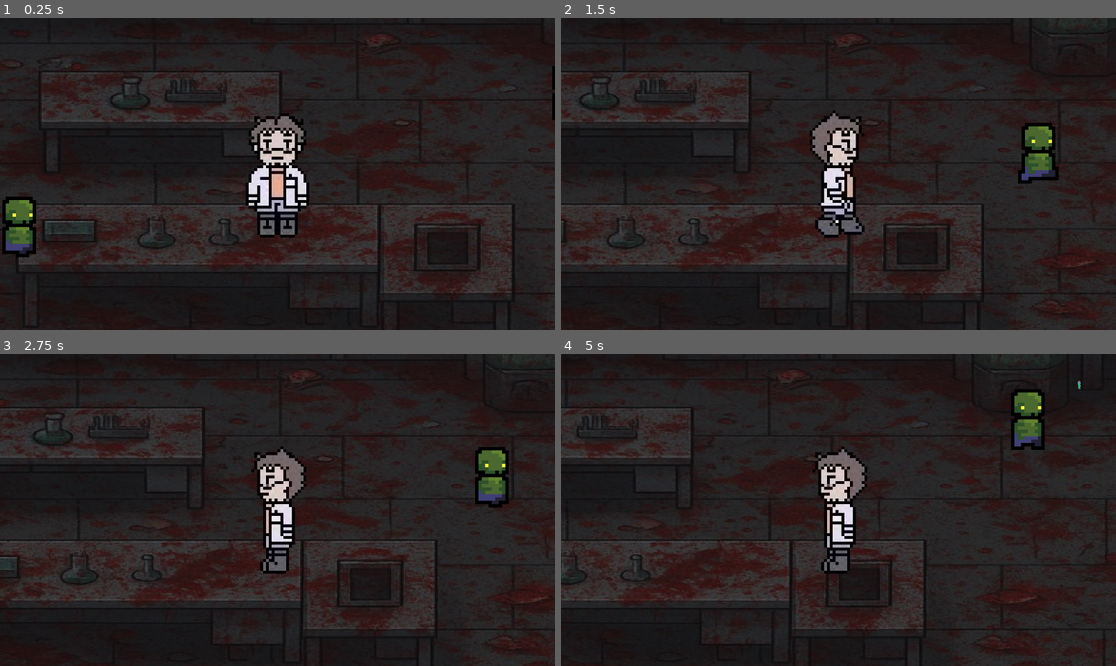
Above: before the commit, frames 1-4 (two rows, left to right).
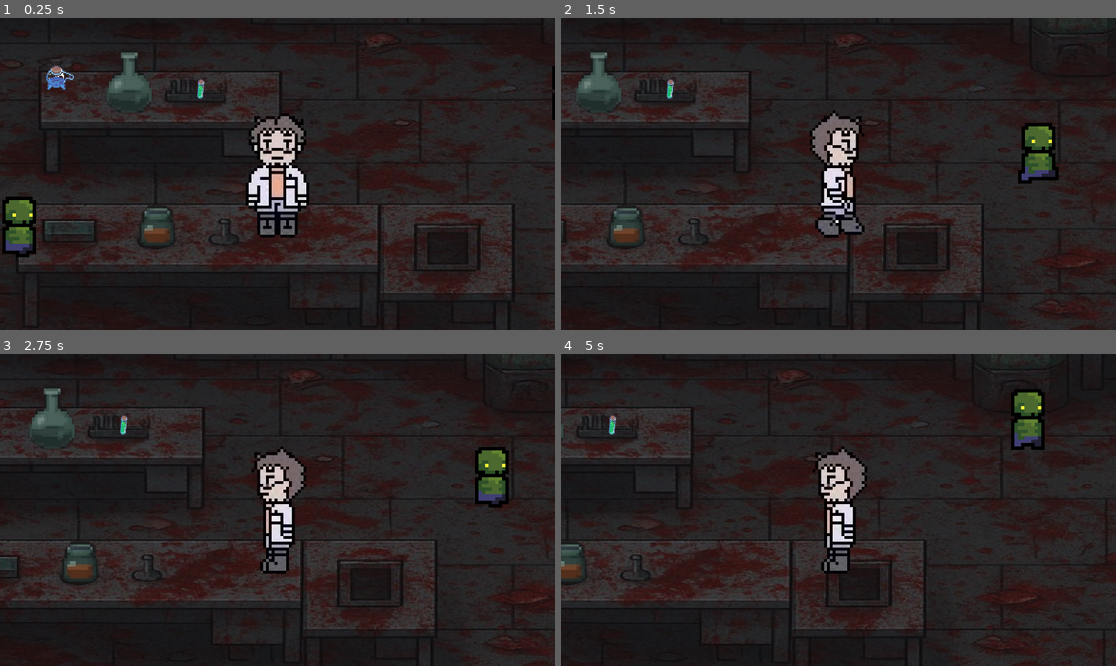
Above: after the commit, the same moments.

Repository: sameerahmuzammil/escape-room
Game: Godot game, scene res://scenes/game.tscn
The game is run twice, just before and just after one commit, with the same random seed, the same clock (stepped at 60 frames per second) and the same inputs.
Inputs:
- Up to frame 1 (0.25 s): no input
- Up to frame 2 (1.5 s): tap Enter (ui_accept) at 0.5, 0.77 s; hold Right (Move Right) from 0.53 s (still down)
- Up to frame 3 (2.75 s): tap Enter (ui_accept) at 1.52 s; release Right (Move Right) at 2.03 s; hold Left (Move Left) from 2.03 s (still down)
- Up to frame 4 (5 s): release Left (Move Left) at 2.78 s; hold Right (Move Right) 2.78-4.28 s; tap Enter (ui_accept) at 3.02, 3.77, 4.52 s; hold Left (Move Left) from 4.28 s (still down)

The runs differ from the first frame. In frame 1, 1.5% of the frame differs, in the area x 8-37%, y 10-73%; in frame 2, 1.3%; in frame 3, 1.2%; in frame 4, 0.5%.

Commit message:
UPDATE

Diff:
--- a/escape-room/scenes/bannedcomputer.tscn
+++ b/escape-room/scenes/bannedcomputer.tscn
@@ -1,16 +1,9 @@
-[gd_scene load_steps=3 format=3 uid="uid://8nd022qagvjf"]
+[gd_scene load_steps=2 format=3 uid="uid://8nd022qagvjf"]
 
 [ext_resource type="Texture2D" uid="uid://ba642ejrs7tdb" path="res://assets/banned/computer.png" id="1_2n4l7"]
-
-[sub_resource type="RectangleShape2D" id="RectangleShape2D_go8r0"]
-size = Vector2(276.5, 214.5)
 
 [node name="CharacterBody2D" type="Area2D"]
 
 [node name="Sprite2D" type="Sprite2D" parent="."]
 position = Vector2(6, -4)
 texture = ExtResource("1_2n4l7")
-
-[node name="CollisionShape2D" type="CollisionShape2D" parent="."]
-position = Vector2(-6.25, -28.25)
-shape = SubResource("RectangleShape2D_go8r0")
--- a/escape-room/scenes/bannedflask1.tscn
+++ b/escape-room/scenes/bannedflask1.tscn
@@ -1,24 +1,9 @@
-[gd_scene load_steps=4 format=3 uid="uid://dvwxuo6g00h7u"]
+[gd_scene load_steps=2 format=3 uid="uid://dvwxuo6g00h7u"]
 
 [ext_resource type="Texture2D" uid="uid://bj8iuy6fpe0ks" path="res://assets/banned/flask1.png" id="1_4bi7r"]
-
-[sub_resource type="RectangleShape2D" id="RectangleShape2D_l1ygp"]
-size = Vector2(37, 179)
-
-[sub_resource type="CapsuleShape2D" id="CapsuleShape2D_klrin"]
-radius = 44.0
-height = 88.0
 
 [node name="CharacterBody2D" type="Area2D"]
 
 [node name="Sprite2D" type="Sprite2D" parent="."]
 position = Vector2(0, 1)
 texture = ExtResource("1_4bi7r")
-
-[node name="CollisionShape2D" type="CollisionShape2D" parent="."]
-position = Vector2(1.5, -12.5)
-shape = SubResource("RectangleShape2D_l1ygp")
-
-[node name="CollisionShape2D2" type="CollisionShape2D" parent="."]
-position = Vector2(1, 37)
-shape = SubResource("CapsuleShape2D_klrin")
--- a/escape-room/scenes/bannedflask2.tscn
+++ b/escape-room/scenes/bannedflask2.tscn
@@ -1,23 +1,8 @@
-[gd_scene load_steps=4 format=3 uid="uid://ds8e243pdvu81"]
+[gd_scene load_steps=2 format=3 uid="uid://ds8e243pdvu81"]
 
 [ext_resource type="Texture2D" uid="uid://bpb1pdrifbyit" path="res://assets/banned/flask2.png" id="1_wfmjd"]
-
-[sub_resource type="RectangleShape2D" id="RectangleShape2D_p00rj"]
-size = Vector2(48, 100)
-
-[sub_resource type="CapsuleShape2D" id="CapsuleShape2D_ixypl"]
-radius = 64.0
-height = 128.0
 
 [node name="CharacterBody2D" type="Area2D"]
 
 [node name="Sprite2D" type="Sprite2D" parent="."]
 texture = ExtResource("1_wfmjd")
-
-[node name="CollisionShape2D" type="CollisionShape2D" parent="."]
-position = Vector2(-7, -43)
-shape = SubResource("RectangleShape2D_p00rj")
-
-[node name="CollisionShape2D2" type="CollisionShape2D" parent="."]
-position = Vector2(-9, 27)
-shape = SubResource("CapsuleShape2D_ixypl")
--- a/escape-room/scenes/bannedjar.tscn
+++ b/escape-room/scenes/bannedjar.tscn
@@ -1,15 +1,8 @@
-[gd_scene load_steps=3 format=3 uid="uid://b5f85os76g7ut"]
+[gd_scene load_steps=2 format=3 uid="uid://b5f85os76g7ut"]
 
 [ext_resource type="Texture2D" uid="uid://34lh7eynqhmh" path="res://assets/banned/jar.png" id="1_6cneg"]
-
-[sub_resource type="CapsuleShape2D" id="CapsuleShape2D_p3p07"]
-radius = 45.0
-height = 120.0
 
 [node name="CharacterBody2D" type="Area2D"]
 
 [node name="Sprite2D" type="Sprite2D" parent="."]
 texture = ExtResource("1_6cneg")
-
-[node name="CollisionShape2D" type="CollisionShape2D" parent="."]
-shape = SubResource("CapsuleShape2D_p3p07")
--- a/escape-room/scenes/bluedropper.tscn
+++ b/escape-room/scenes/bluedropper.tscn
@@ -1,20 +1,11 @@
-[gd_scene load_steps=3 format=3 uid="uid://bkm337yb6djg5"]
+[gd_scene load_steps=2 format=3 uid="uid://bkm337yb6djg5"]
 
 [ext_resource type="Texture2D" uid="uid://u6be3i7wh6xd" path="res://assets/objects/Flasks 32x32.png" id="1_u8jty"]
 
-[sub_resource type="CapsuleShape2D" id="CapsuleShape2D_u8jty"]
-radius = 7.054693
-height = 43.64291
-
-[node name="CharacterBody2D" type="CharacterBody2D"]
+[node name="E" type="CharacterBody2D"]
 
 [node name="Sprite2D" type="Sprite2D" parent="."]
 scale = Vector2(2, 2)
 texture = ExtResource("1_u8jty")
 region_enabled = true
 region_rect = Rect2(66.853745, 289.45413, 28.966446, 29.44522)
-
-[node name="CollisionShape2D" type="CollisionShape2D" parent="."]
-position = Vector2(1, -4)
-rotation = 0.85346603
-shape = SubResource("CapsuleShape2D_u8jty")
--- a/escape-room/scenes/bluefinalflask.tscn
+++ b/escape-room/scenes/bluefinalflask.tscn
@@ -1,18 +1,10 @@
-[gd_scene load_steps=3 format=3 uid="uid://bgy1o2fedpux3"]
+[gd_scene load_steps=2 format=3 uid="uid://bgy1o2fedpux3"]
 
 [ext_resource type="Texture2D" uid="uid://u6be3i7wh6xd" path="res://assets/objects/Flasks 32x32.png" id="1_g4g8l"]
 
-[sub_resource type="CapsuleShape2D" id="CapsuleShape2D_5ro0w"]
-radius = 8.0
-height = 28.0
-
-[node name="CharacterBody2D" type="CharacterBody2D"]
+[node name="F" type="CharacterBody2D"]
 
 [node name="Sprite2D" type="Sprite2D" parent="."]
 texture = ExtResource("1_g4g8l")
 region_enabled = true
 region_rect = Rect2(1.1962891, 159.76822, 27.720886, 33.456253)
-
-[node name="CollisionShape2D" type="CollisionShape2D" parent="."]
-position = Vector2(1, 0)
-shape = SubResource("CapsuleShape2D_5ro0w")
--- a/escape-room/scenes/blueflask.tscn
+++ b/escape-room/scenes/blueflask.tscn
@@ -1,11 +1,8 @@
-[gd_scene load_steps=3 format=3 uid="uid://5pd71v7sudda"]
+[gd_scene load_steps=2 format=3 uid="uid://5pd71v7sudda"]
 
 [ext_resource type="Texture2D" uid="uid://u6be3i7wh6xd" path="res://assets/objects/Flasks 32x32.png" id="1_iv6v1"]
 
-[sub_resource type="CircleShape2D" id="CircleShape2D_jjk2y"]
-radius = 21.84033
-
-[node name="Area2D" type="Area2D"]
+[node name="A" type="Area2D"]
 
 [node name="Sprite2D" type="Sprite2D" parent="."]
 position = Vector2(1.0000005, 1)
@@ -13,7 +10,3 @@
 texture = ExtResource("1_iv6v1")
 region_enabled = true
 region_rect = Rect2(63.954742, 192.97795, 33.137604, 30.907196)
-
-[node name="CollisionShape2D" type="CollisionShape2D" parent="."]
-position = Vector2(-5, 5)
-shape = SubResource("CircleShape2D_jjk2y")
--- a/escape-room/scenes/clearflask.tscn
+++ b/escape-room/scenes/clearflask.tscn
@@ -1,18 +1,11 @@
-[gd_scene load_steps=3 format=3 uid="uid://ccl2m4axotjy6"]
+[gd_scene load_steps=2 format=3 uid="uid://ccl2m4axotjy6"]
 
 [ext_resource type="Texture2D" uid="uid://u6be3i7wh6xd" path="res://assets/objects/Flasks 32x32.png" id="1_uo4d8"]
 
-[sub_resource type="CapsuleShape2D" id="CapsuleShape2D_jhtst"]
-radius = 15.0
-height = 54.0
-
-[node name="CharacterBody2D" type="CharacterBody2D"]
+[node name="D" type="CharacterBody2D"]
 
 [node name="Sprite2D" type="Sprite2D" parent="."]
 scale = Vector2(2, 2)
 texture = ExtResource("1_uo4d8")
 region_enabled = true
 region_rect = Rect2(2.8729439, 0.37446404, 26.550755, 31.991488)
-
-[node name="CollisionShape2D" type="CollisionShape2D" parent="."]
-shape = SubResource("CapsuleShape2D_jhtst")
--- a/escape-room/scenes/game.tscn
+++ b/escape-room/scenes/game.tscn
@@ -11,6 +11,13 @@
 [ext_resource type="PackedScene" uid="uid://bkm337yb6djg5" path="res://scenes/bluedropper.tscn" id="9_dinhu"]
 [ext_resource type="PackedScene" uid="uid://bgy1o2fedpux3" path="res://scenes/bluefinalflask.tscn" id="10_kvuet"]
 [ext_resource type="PackedScene" uid="uid://4g5qxvwowba4" path="res://scenes/redfinalflask.tscn" id="11_trtic"]
+[ext_resource type="PackedScene" uid="uid://b1iusdjfyhih5" path="res://scenes/random1.tscn" id="12_dinhu"]
+[ext_resource type="PackedScene" uid="uid://d3k7nm6m7h568" path="res://scenes/random2.tscn" id="13_trtic"]
+[ext_resource type="PackedScene" uid="uid://b3igdql1kmfvp" path="res://scenes/random3.tscn" id="14_ir15t"]
+[ext_resource type="PackedScene" uid="uid://8nd022qagvjf" path="res://scenes/bannedcomputer.tscn" id="15_ir15t"]
+[ext_resource type="PackedScene" uid="uid://dvwxuo6g00h7u" path="res://scenes/bannedflask1.tscn" id="16_ca42v"]
+[ext_resource type="PackedScene" uid="uid://ds8e243pdvu81" path="res://scenes/bannedflask2.tscn" id="17_rysoc"]
+[ext_resource type="PackedScene" uid="uid://b5f85os76g7ut" path="res://scenes/bannedjar.tscn" id="18_ssvqc"]
 
 [sub_resource type="WorldBoundaryShape2D" id="WorldBoundaryShape2D_iywne"]
 normal = Vector2(-0.9999987, 0.0016339849)
@@ -79,30 +86,69 @@
 position = Vector2(-18, -1049)
 shape = SubResource("WorldBoundaryShape2D_gee14")
 
+[node name="RANDOM OBJ" type="Node" parent="."]
+
+[node name="RANDOM3" parent="RANDOM OBJ" instance=ExtResource("14_ir15t")]
+position = Vector2(75, -421)
+
+[node name="RANDOM" parent="RANDOM OBJ" instance=ExtResource("12_dinhu")]
+z_index = 1
+position = Vector2(175, -502)
+
+[node name="RANDOM2" parent="RANDOM OBJ" instance=ExtResource("13_trtic")]
+z_index = 1
+position = Vector2(148, -421)
+
 [node name="Collectibles" type="Node" parent="."]
 
-[node name="CharacterBody2D3" parent="Collectibles" instance=ExtResource("9_dinhu")]
+[node name="E" parent="Collectibles" instance=ExtResource("9_dinhu")]
 position = Vector2(-1122, 547)
 rotation = 0.64751714
 
-[node name="Area2D" parent="Collectibles" instance=ExtResource("5_u5sy4")]
-position = Vector2(66, -511)
+[node name="A" parent="Collectibles" instance=ExtResource("5_u5sy4")]
+position = Vector2(-451, -204)
 
-[node name="Area2D2" parent="Collectibles" instance=ExtResource("6_gee14")]
+[node name="B" parent="Collectibles" instance=ExtResource("6_gee14")]
 position = Vector2(-1454, -381)
 rotation = 0.22863813
 scale = Vector2(0.49999997, 0.49999997)
 
-[node name="CharacterBody2D" parent="Collectibles" instance=ExtResource("7_0tnpc")]
-position = Vector2(809.00006, -261.00006)
-rotation = 0.7330383
-scale = Vector2(0.3, 0.3)
+[node name="C" parent="Collectibles" instance=ExtResource("7_0tnpc")]
+position = Vector2(-160.99998, -178.99998)
+rotation = 0.86219263
+scale = Vector2(0.7, 0.7)
 
-[node name="CharacterBody2D2" parent="Collectibles" instance=ExtResource("8_kvpfn")]
+[node name="D" parent="Collectibles" instance=ExtResource("8_kvpfn")]
 position = Vector2(153, -512)
 
-[node name="CharacterBody2D4" parent="Collectibles" instance=ExtResource("10_kvuet")]
-position = Vector2(129, -497)
+[node name="F" parent="Collectibles" instance=ExtResource("10_kvuet")]
+position = Vector2(-185, -458)
 
-[node name="CharacterBody2D5" parent="Collectibles" instance=ExtResource("11_trtic")]
-position = Vector2(178, -427)
+[node name="G" parent="Collectibles" instance=ExtResource("11_trtic")]
+position = Vector2(1718, -149)
+
+[node name="BANNED" type="Node" parent="."]
+
+[node name="BAN1" parent="BANNED" instance=ExtResource("15_ir15t")]
+position = Vector2(-924, -91)
+scale = Vector2(0.5, 0.5)
+
+[node name="BAN2" parent="BANNED" instance=ExtResource("16_ca42v")]
+position = Vector2(-889.00006, -227)
+scale = Vector2(0.8, 0.8)
+
+[node name="BAN3" parent="BANNED" instance=ExtResource("17_rysoc")]
+position = Vector2(-303, -190)
+scale = Vector2(0.7, 0.7)
+
+[node name="BAN4" parent="BANNED" instance=ExtResource("18_ssvqc")]
+position = Vector2(-250, 110)
+scale = Vector2(0.7, 0.7)
+
+[node name="BAN5" parent="BANNED" instance=ExtResource("16_ca42v")]
+position = Vector2(-153, -469)
+scale = Vector2(0.4, 0.4)
+
+[node name="BAN6" parent="BANNED" instance=ExtResource("17_rysoc")]
+position = Vector2(-371, -401.00003)
+scale = Vector2(0.3, 0.3)
--- a/escape-room/scenes/greenfinaltube.tscn
+++ b/escape-room/scenes/greenfinaltube.tscn
@@ -1,20 +1,11 @@
-[gd_scene load_steps=3 format=3 uid="uid://dxbah8amvowwc"]
+[gd_scene load_steps=2 format=3 uid="uid://dxbah8amvowwc"]
 
 [ext_resource type="Texture2D" uid="uid://u6be3i7wh6xd" path="res://assets/objects/Flasks 32x32.png" id="1_bq0jm"]
 
-[sub_resource type="CapsuleShape2D" id="CapsuleShape2D_bq0jm"]
-radius = 10.63009
-height = 54.003807
-
-[node name="CharacterBody2D" type="Area2D"]
+[node name="C" type="Area2D"]
 
 [node name="Sprite2D" type="Sprite2D" parent="."]
 scale = Vector2(2, 2)
 texture = ExtResource("1_bq0jm")
 region_enabled = true
 region_rect = Rect2(222.43721, 158.33444, 30.809769, 34.496384)
-
-[node name="CollisionShape2D" type="CollisionShape2D" parent="."]
-position = Vector2(4, 2)
-rotation = -0.7330383
-shape = SubResource("CapsuleShape2D_bq0jm")
--- /dev/null
+++ b/escape-room/scenes/random1.tscn
@@ -0,0 +1,11 @@
+[gd_scene load_steps=2 format=3 uid="uid://b1iusdjfyhih5"]
+
+[ext_resource type="Texture2D" uid="uid://u6be3i7wh6xd" path="res://assets/objects/Flasks 32x32.png" id="1_fq7i6"]
+
+[node name="Area2D" type="Area2D"]
+
+[node name="Sprite2D" type="Sprite2D" parent="."]
+scale = Vector2(1.5, 1.5)
+texture = ExtResource("1_fq7i6")
+region_enabled = true
+region_rect = Rect2(4.923217, 223.66534, 22.752144, 31.655151)
--- /dev/null
+++ b/escape-room/scenes/random2.tscn
@@ -0,0 +1,11 @@
+[gd_scene load_steps=2 format=3 uid="uid://d3k7nm6m7h568"]
+
+[ext_resource type="Texture2D" uid="uid://u6be3i7wh6xd" path="res://assets/objects/Flasks 32x32.png" id="1_cf7mw"]
+
+[node name="Area2D" type="Area2D"]
+
+[node name="Sprite2D" type="Sprite2D" parent="."]
+scale = Vector2(1.5, 1.5)
+texture = ExtResource("1_cf7mw")
+region_enabled = true
+region_rect = Rect2(161.62556, 255.23817, 30.125107, 32.7321)
--- /dev/null
+++ b/escape-room/scenes/random3.tscn
@@ -0,0 +1,11 @@
+[gd_scene load_steps=2 format=3 uid="uid://b3igdql1kmfvp"]
+
+[ext_resource type="Texture2D" uid="uid://u6be3i7wh6xd" path="res://assets/objects/Flasks 32x32.png" id="1_0qfi0"]
+
+[node name="Area2D" type="Area2D"]
+
+[node name="Sprite2D" type="Sprite2D" parent="."]
+scale = Vector2(1.5, 1.5)
+texture = ExtResource("1_0qfi0")
+region_enabled = true
+region_rect = Rect2(98.267006, 128.56094, 27.05745, 32.189026)
--- a/escape-room/scenes/reddropper.tscn
+++ b/escape-room/scenes/reddropper.tscn
@@ -1,12 +1,8 @@
-[gd_scene load_steps=3 format=3 uid="uid://wndcleaxtw7i"]
+[gd_scene load_steps=2 format=3 uid="uid://wndcleaxtw7i"]
 
 [ext_resource type="Texture2D" uid="uid://u6be3i7wh6xd" path="res://assets/objects/Flasks 32x32.png" id="1_aqml6"]
 
-[sub_resource type="CapsuleShape2D" id="CapsuleShape2D_r16gs"]
-radius = 8.396386
-height = 47.136112
-
-[node name="Area2D" type="Area2D"]
+[node name="B" type="Area2D"]
 
 [node name="Sprite2D" type="Sprite2D" parent="."]
 position = Vector2(0, -1)
@@ -14,8 +10,3 @@
 texture = ExtResource("1_aqml6")
 region_enabled = true
 region_rect = Rect2(195.8679, 128.93317, 28.039505, 33.137604)
-
-[node name="CollisionShape2D" type="CollisionShape2D" parent="."]
-position = Vector2(-1.0000002, -7)
-rotation = 0.73129296
-shape = SubResource("CapsuleShape2D_r16gs")
--- a/escape-room/scenes/redfinalflask.tscn
+++ b/escape-room/scenes/redfinalflask.tscn
@@ -1,19 +1,11 @@
-[gd_scene load_steps=3 format=3 uid="uid://4g5qxvwowba4"]
+[gd_scene load_steps=2 format=3 uid="uid://4g5qxvwowba4"]
 
 [ext_resource type="Texture2D" uid="uid://u6be3i7wh6xd" path="res://assets/objects/Flasks 32x32.png" id="1_ml57w"]
 
-[sub_resource type="CapsuleShape2D" id="CapsuleShape2D_st7th"]
-radius = 16.0
-height = 52.0
-
-[node name="CharacterBody2D" type="CharacterBody2D"]
+[node name="G" type="CharacterBody2D"]
 
 [node name="Sprite2D" type="Sprite2D" parent="."]
 scale = Vector2(2, 2)
 texture = ExtResource("1_ml57w")
 region_enabled = true
 region_rect = Rect2(132.73969, 126.537766, 26.359467, 35.62874)
-
-[node name="CollisionShape2D" type="CollisionShape2D" parent="."]
-position = Vector2(-3, 0)
-shape = SubResource("CapsuleShape2D_st7th")
Binary file removed: escape-room/assets/objects/CapsuleBase.png
Binary file removed: escape-room/assets/objects/Chair.png
Binary file removed: escape-room/assets/objects/Clock.png
Binary file removed: escape-room/assets/objects/ElectricShockPost.png
Binary file removed: escape-room/assets/objects/EnergyCapsule.png
Binary file removed: escape-room/assets/objects/EnergyCapsule_Empty.png
Binary file removed: escape-room/assets/objects/LargeCrate.png
Binary file removed: escape-room/assets/objects/LaserDoorSprite.png
Binary file removed: escape-room/assets/objects/Laser_Turret.png
Binary file removed: escape-room/assets/objects/Laser_TurretBarrel.png
Binary file removed: escape-room/assets/objects/Laser_TurretBase.png
Binary file removed: escape-room/assets/objects/Laser_TurretCenter.png
(and 35 more such lines)
